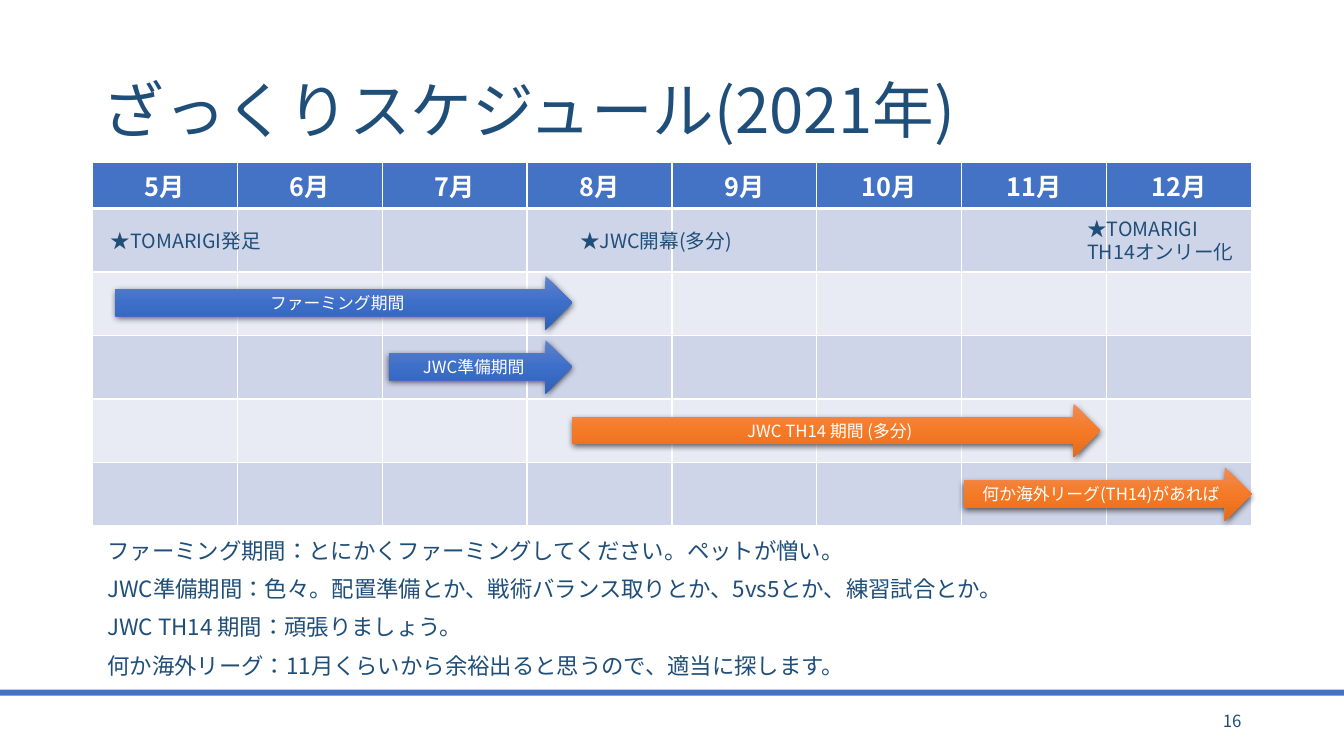
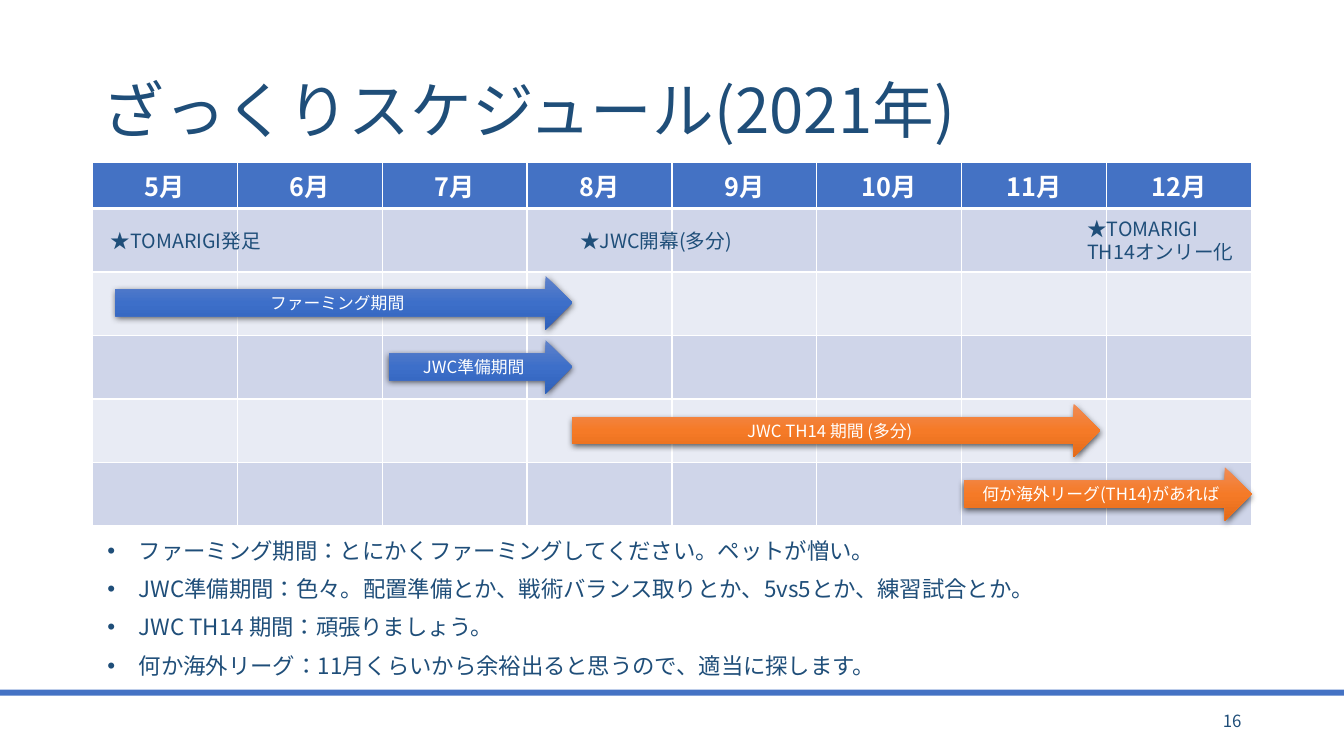
Before and after one commit to bigtreeCoC/documents, a slide deck: slide 16 of TOMARIGI.pptx. Drawn at 1344x756 pixels with LibreOffice and Linux fonts; fonts in the diff are those of the drawing. Boxes give left, top, right and bottom in pixels: in the first picture for what was removed or moved away, otherwise in the second. Text is boxed around its words. In the diff, an @@ line names an element or a change of style, - is before the commit and + after.

```diff
--- a/TOMARIGI.pptx
+++ b/TOMARIGI.pptx
@@ text "ファーミング期間：とにかくファーミングしてください。ペットが憎い。" at bbox=[139, 540, 1033, 676]: bullet none to • @@
```
Also in this commit, not shown: 2 other slides changed, 1 other file.
